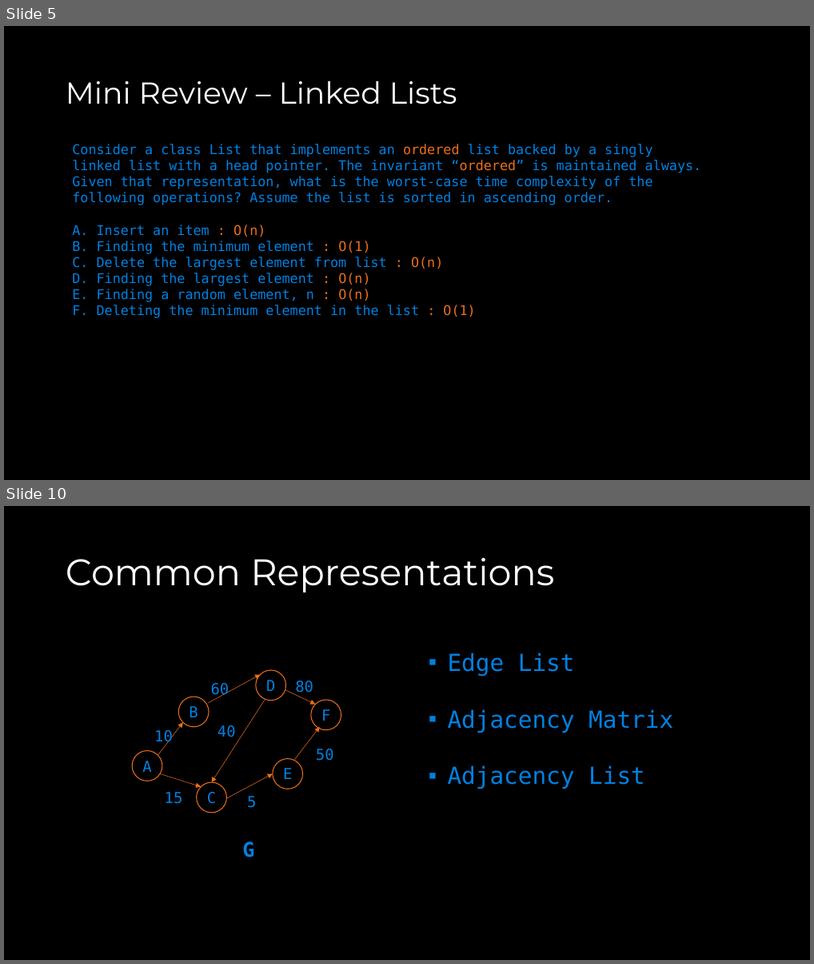
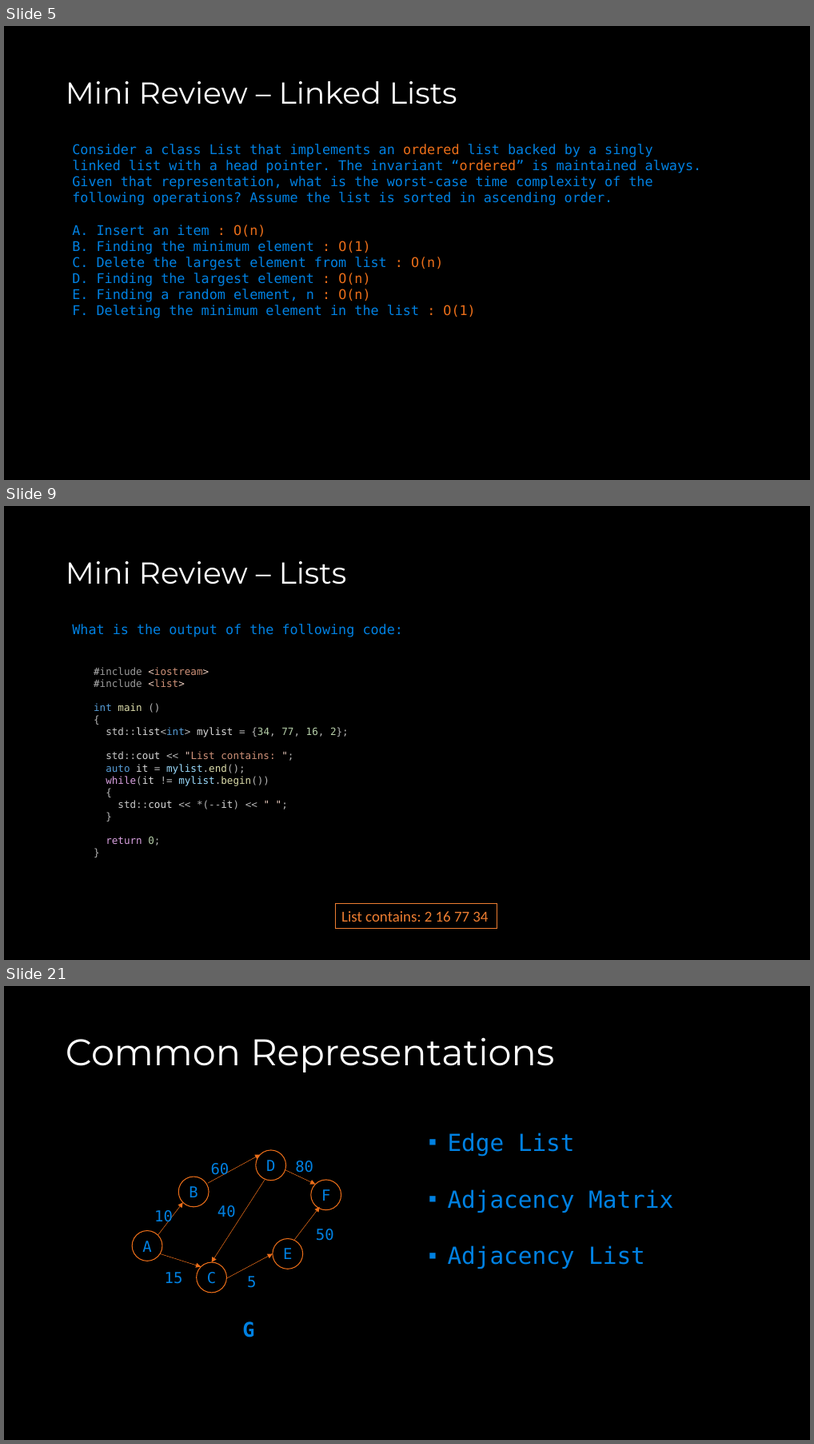
Before and after one commit to COP3530/Instructional-Content, a slide deck: Slides/Slides-PPT/Exam 2 - Review A.pptx. Shown one above the other, each under a label of ours: slides 5 and 10 before the commit, slides 5, 9 and 21 after it; the slides between them are not shown. The pictures are 814x964 and 814x1444 pixels, drawn with LibreOffice and Linux fonts; fonts in the diff are those of the drawing. Boxes give left, top, right and bottom in pixels: in the first picture for what was removed or moved away, otherwise in the second. Text is boxed around its words. In the diff, an @@ line names an element or a change of style, - is before the commit and + after.

```diff
--- a/Slides/Slides-PPT/Exam 2 - Review A.pptx
+++ b/Slides/Slides-PPT/Exam 2 - Review A.pptx
@@ slide 9 added at (4, 506, 810, 960), background #000000 @@
@@ title added at (66, 561, 347, 584), 36 pt, text #FFFFFF @@
+Mini Review – Lists
@@ text added at (72, 624, 403, 637), 16 pt, text #0081E2 @@
+What is the output of the following code:
@@ text added at (94, 667, 349, 845), 12 pt, text #B4B4B4 @@
+#include <iostream>
+#include <list>
+int main ()
+{
+std::list<int> mylist = {34, 77, 16, 2};
+std::cout << "List contains: ";
+auto it = mylist.end();
+while(it != mylist.begin())
+{
+std::cout << *(--it) << " ";
+}
+return 0;
+}
@@ rectangle added at (336, 904, 498, 928), outline #ED7D31 0.75 pt, 18 pt, text #ED7D31 @@
+List contains: 2 16 77 34
@@ what was slide 10 is now slide 21 @@
```
Also in this commit, not shown: 2 slides changed, 10 other slides added.
